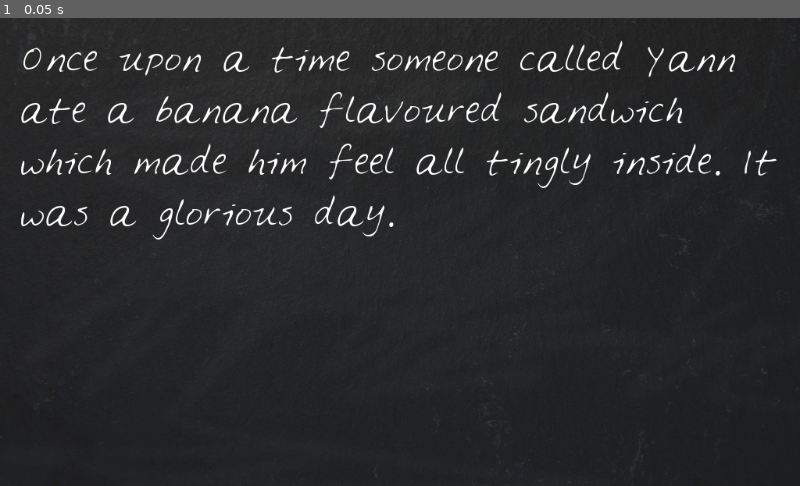
Above: before the commit, frame 1.
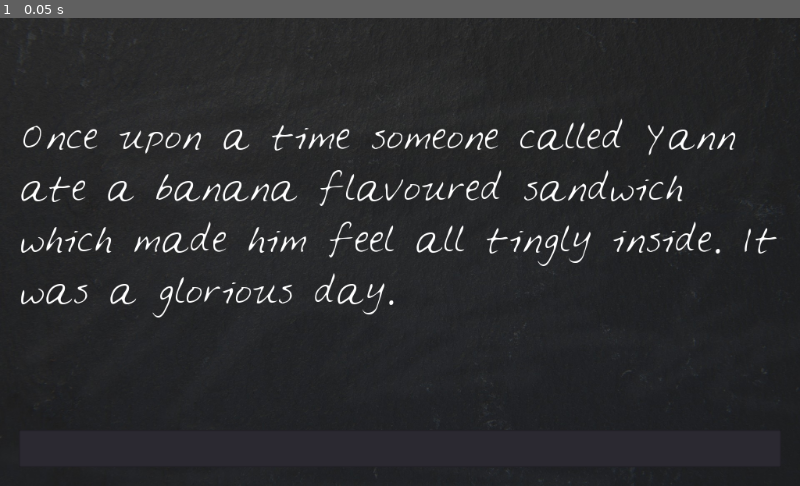
Above: after the commit, the same moment.

Repository: pixxstudios/LoonyLips
Game: Godot game, scene res://Control.tscn
The game is run twice, just before and just after one commit, with the same random seed, the same clock (stepped at 60 frames per second) and the same inputs.
Inputs:
- Up to frame 1 (0.05 s): no input

The runs differ from the first frame. In frame 1, 7.5% of the frame differs, in the area x 2-98%, y 4-65%.

Commit message:
take user input

Diff:
--- a/Control.tscn
+++ b/Control.tscn
@@ -6,6 +6,10 @@
 
 [sub_resource type="DynamicFont" id=2]
 size = 40
+font_data = ExtResource( 2 )
+
+[sub_resource type="DynamicFont" id=3]
+size = 24
 font_data = ExtResource( 2 )
 
 [node name="LoonyLips" type="Control"]
@@ -25,13 +29,33 @@
 "_edit_use_anchors_": false
 }
 
-[node name="DisplayText" type="Label" parent="."]
+[node name="VBoxContainer" type="VBoxContainer" parent="."]
 anchor_right = 1.0
 anchor_bottom = 1.0
 margin_left = 24.0
 margin_top = 24.0
 margin_right = -24.0
 margin_bottom = -24.0
+alignment = 2
+__meta__ = {
+"_edit_use_anchors_": false
+}
+
+[node name="DisplayText" type="Label" parent="VBoxContainer"]
+margin_top = 99.0
+margin_right = 976.0
+margin_bottom = 499.0
+rect_min_size = Vector2( 0, 400 )
 custom_fonts/font = SubResource( 2 )
 text = "Placeholder Text"
 autowrap = true
+
+[node name="PlayerText" type="LineEdit" parent="VBoxContainer"]
+margin_top = 504.0
+margin_right = 976.0
+margin_bottom = 552.0
+custom_fonts/font = SubResource( 3 )
+__meta__ = {
+"_edit_use_anchors_": false
+}
+[connection signal="text_entered" from="VBoxContainer/PlayerText" to="." method="_on_PlayerText_text_entered"]
--- a/LoonyLips.gd
+++ b/LoonyLips.gd
@@ -5,4 +5,12 @@
 
 	var story = "Once upon a time someone called %s ate a %s flavoured sandwich which made him feel all %s inside. It was a %s day."
 	# get_node("Label").text = "Hey"
-	$DisplayText.text = story % prompts
+	$VBoxContainer/DisplayText.text = story % prompts
+
+
+func _on_PlayerText_text_entered(new_text):
+	update_DisplayText(new_text)
+
+func update_DisplayText(words):
+	$VBoxContainer/DisplayText.text = words
+	$VBoxContainer/PlayerText.clear()
Not shown: 1 places in Control.tscn that only renumber resources
